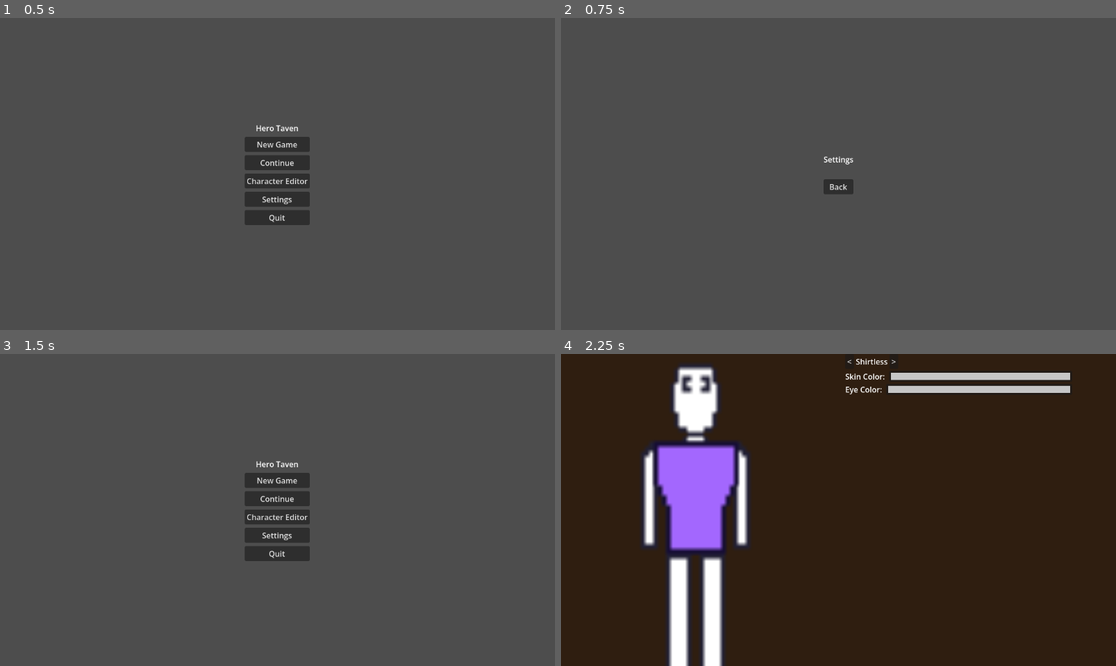
Above: before the commit, frames 1-4 (two rows, left to right).
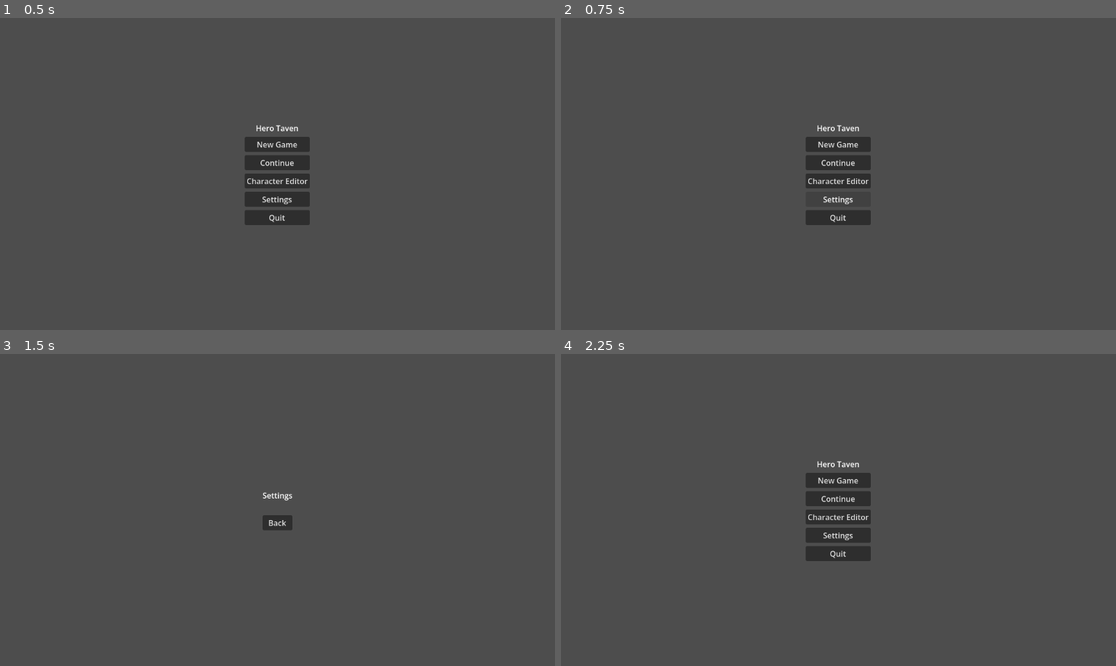
Above: after the commit, the same moments.

Repository: brysonomicon/HeroTavern
Game: Godot game, scene res://scenes/main_menu.tscn
Two runs of this game, one before a commit and one after it. Both use one fixed random seed, a clock stepped at 60 frames per second and the inputs below.
Inputs (mouse positions are in pixels of both pictures, inside the frame that each line leads up to):
- Up to frame 1 (0.5 s): no input
- Up to frame 2 (0.75 s): click "Settings" at 0.5 s
- Up to frame 3 (1.5 s): click (277, 522) at 1.25 s, where only the run before the commit has a clickable "Back"
- Up to frame 4 (2.25 s): click (838, 522) at 2 s, where only the run after the commit has a clickable "Back"

Frame 1 is identical in both runs. In frame 2, 2.2% of the frame differs, in the area x 44-56%, y 34-67%; in frame 3, 2.6%; in frame 4, 99%, in the area x 0-100%, y 0-100%.
Error after the commit: Invalid access to property or key 'pressed' on a base object of type 'Nil'. (res://scenes/main_menu.gd:12)

Commit message:
add .idea folder for workspace mobility

Diff:
--- a/scenes/main_menu.gd
+++ b/scenes/main_menu.gd
@@ -1,14 +1,18 @@
 extends Control
+@export var NewGameButton: Button
+@export var ContinueButton: Button
+@export var SettingsButton: Button
+@export var QuitButton: Button
+@export var SettingsScene: PackedScene
 
 @export var characterCreatorScene: PackedScene
 
 # register event listeners
 func _ready() -> void:
-	$CenterContainer/VBoxContainer/NewGameButton.pressed.connect(_on_new_game_pressed)
-	$CenterContainer/VBoxContainer/ContinueButton.pressed.connect(_on_continue_pressed)
-	$CenterContainer/VBoxContainer/SettingsButton.pressed.connect(_on_settings_pressed)
-	$CenterContainer/VBoxContainer/QuitButton.pressed.connect(_on_quit_pressed)
-
+	NewGameButton.pressed.connect(_on_new_game_pressed)
+	ContinueButton.pressed.connect(_on_continue_pressed)
+	SettingsButton.pressed.connect(_on_settings_pressed)
+	QuitButton.pressed.connect(_on_quit_pressed)
 
 func _on_new_game_pressed() -> void:
 	print("the gizzy is fresh")
@@ -17,7 +21,7 @@
 	print("contibule")
 
 func _on_settings_pressed() -> void:
-	get_tree().change_scene_to_file("res://scenes/settings.tscn")
+	get_tree().change_scene_to_packed(SettingsScene)
 	print("netting")
 
 func _on_quit_pressed() -> void:
--- a/scenes/main_menu.tscn
+++ b/scenes/main_menu.tscn
@@ -2,6 +2,7 @@
 
 [ext_resource type="Script" uid="uid://bsfv3gdx8bftx" path="res://scenes/main_menu.gd" id="1_l6cm7"]
 [ext_resource type="PackedScene" uid="uid://rronsct0ind1" path="res://scenes/characters/CharacterSpriteEditor.tscn" id="2_ekxnf"]
+[ext_resource type="PackedScene" uid="uid://bvtwav3rx2bkr" path="res://scenes/settings.tscn" id="2_ekxnf"]
 
 [node name="MainMenu" type="Control" unique_id=581126962]
 layout_mode = 3
@@ -12,6 +13,7 @@
 grow_vertical = 2
 script = ExtResource("1_l6cm7")
 characterCreatorScene = ExtResource("2_ekxnf")
+SettingsScene = ExtResource("2_ekxnf")
 
 [node name="CenterContainer" type="CenterContainer" parent="." unique_id=477718406]
 layout_mode = 1
Not shown, changed: .gitignore
